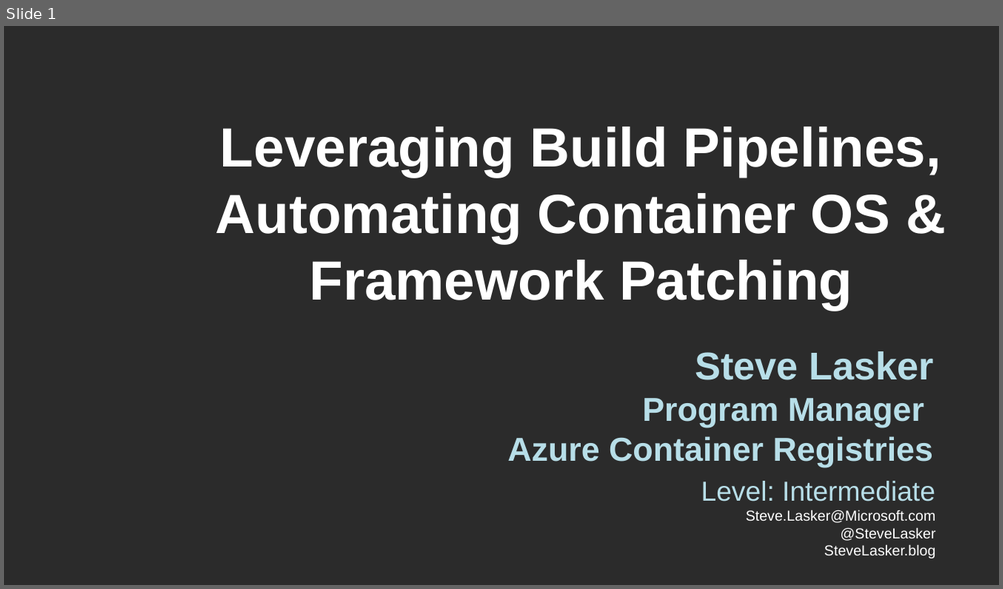
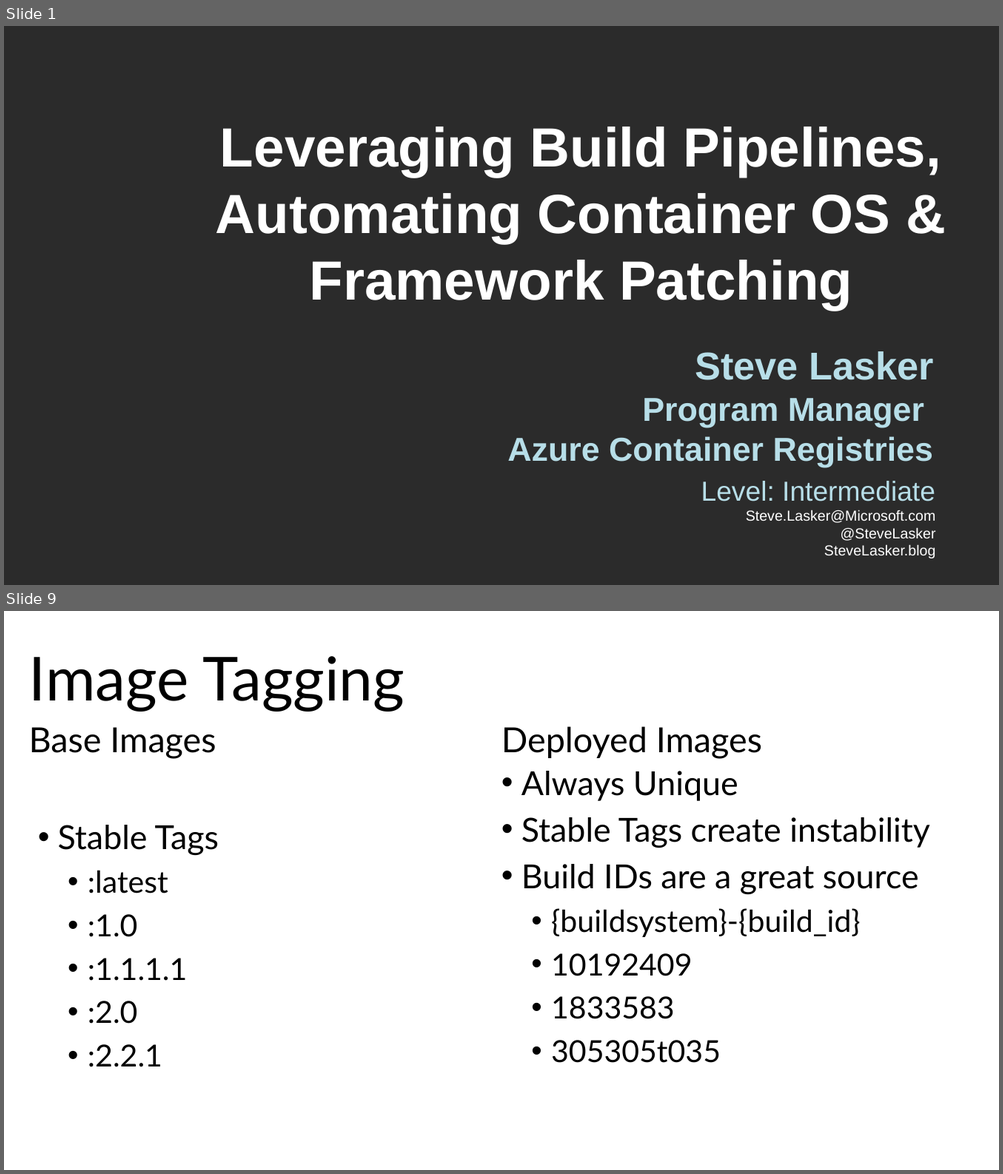
Before and after one commit to SteveLasker/Presentations, a slide deck: CloudContainersLive19-OSandFxPatching.pptx. Shown one above the other, each under a label of ours: slide 1 before the commit, slides 1 and 9 after it; the slides between them are not shown. The pictures are 1003x589 and 1003x1174 pixels, drawn with LibreOffice and Linux fonts; fonts in the diff are those of the drawing; background and template pictures are left out; a plain dark background stands for a picture behind light text. Boxes give left, top, right and bottom in pixels: in the first picture for what was removed or moved away, otherwise in the second. Text is boxed around its words. In the diff, an @@ line names an element or a change of style, - is before the commit and + after.

```diff
--- a/CloudContainersLive19-OSandFxPatching.pptx
+++ b/CloudContainersLive19-OSandFxPatching.pptx
@@ slide 9 added at <box>4,611,999,1170</box>, background #FFFFFF @@
@@ title added at <box>29,656,404,711</box>, 58.7 pt, text #000000 @@
+Image Tagging
@@ text added at <box>29,727,216,759</box>, 33.3 pt, text #000000 @@
+Base Images
@@ text added at <box>501,726,762,759</box>, 33.3 pt, text #000000 @@
+Deployed Images
@@ text added at <box>521,771,930,1063</box>, 32 pt, text #000000 @@
+• Always Unique
+• Stable Tags create instability
+• Build IDs are a great source
+  • {buildsystem}-{build_id}
+  • 10192409
+  • 1833583
+  • 305305t035
@@ text added at <box>58,825,219,1068</box>, 29.3 pt, text #000000 @@
+• Stable Tags
+  • :latest
+  • :1.0
+  • :1.1.1.1
+  • :2.0
+  • :2.2.1
```
Also in this commit, not shown: 2 slides changed, 6 other slides added, 1 slide removed, 6 other files.
